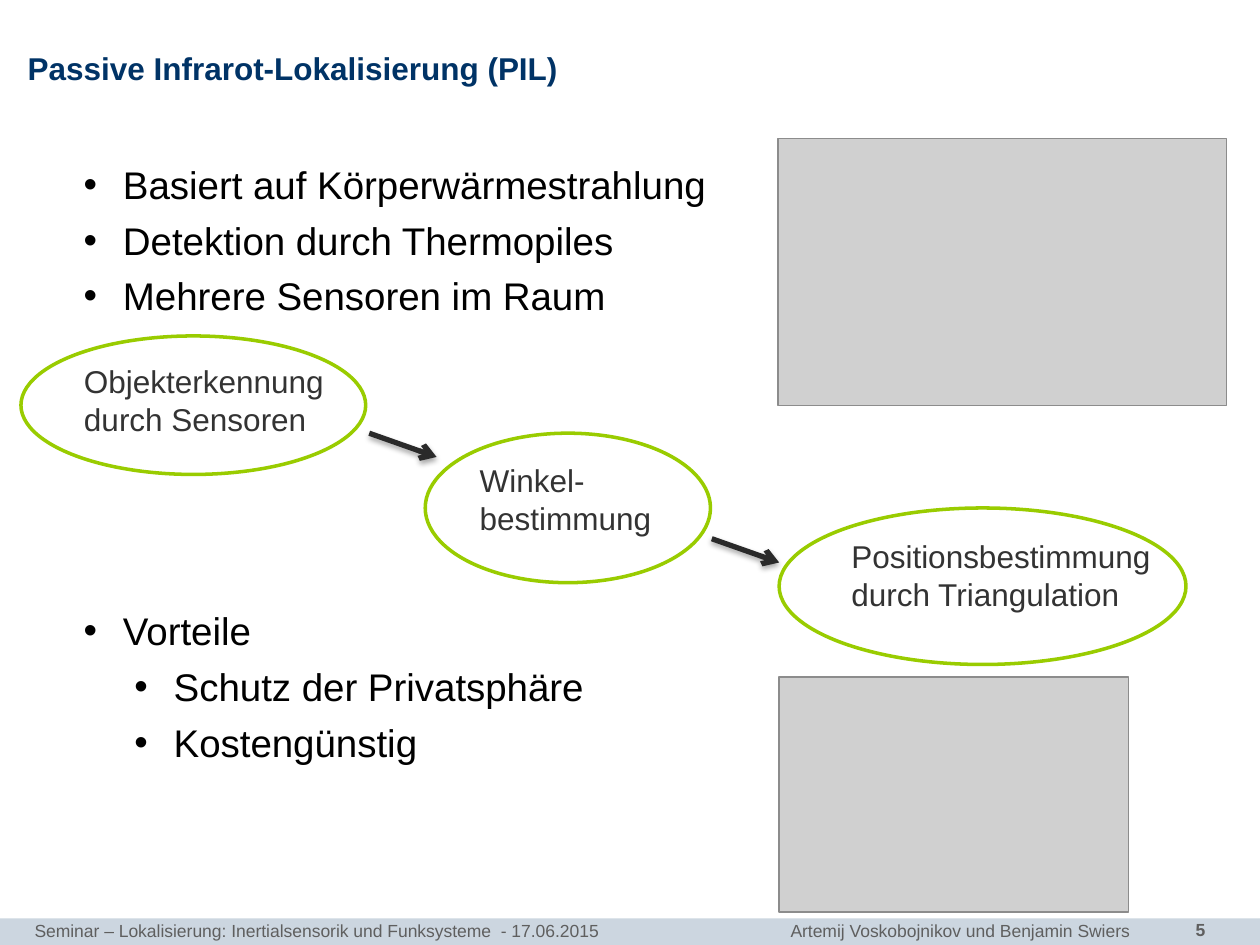
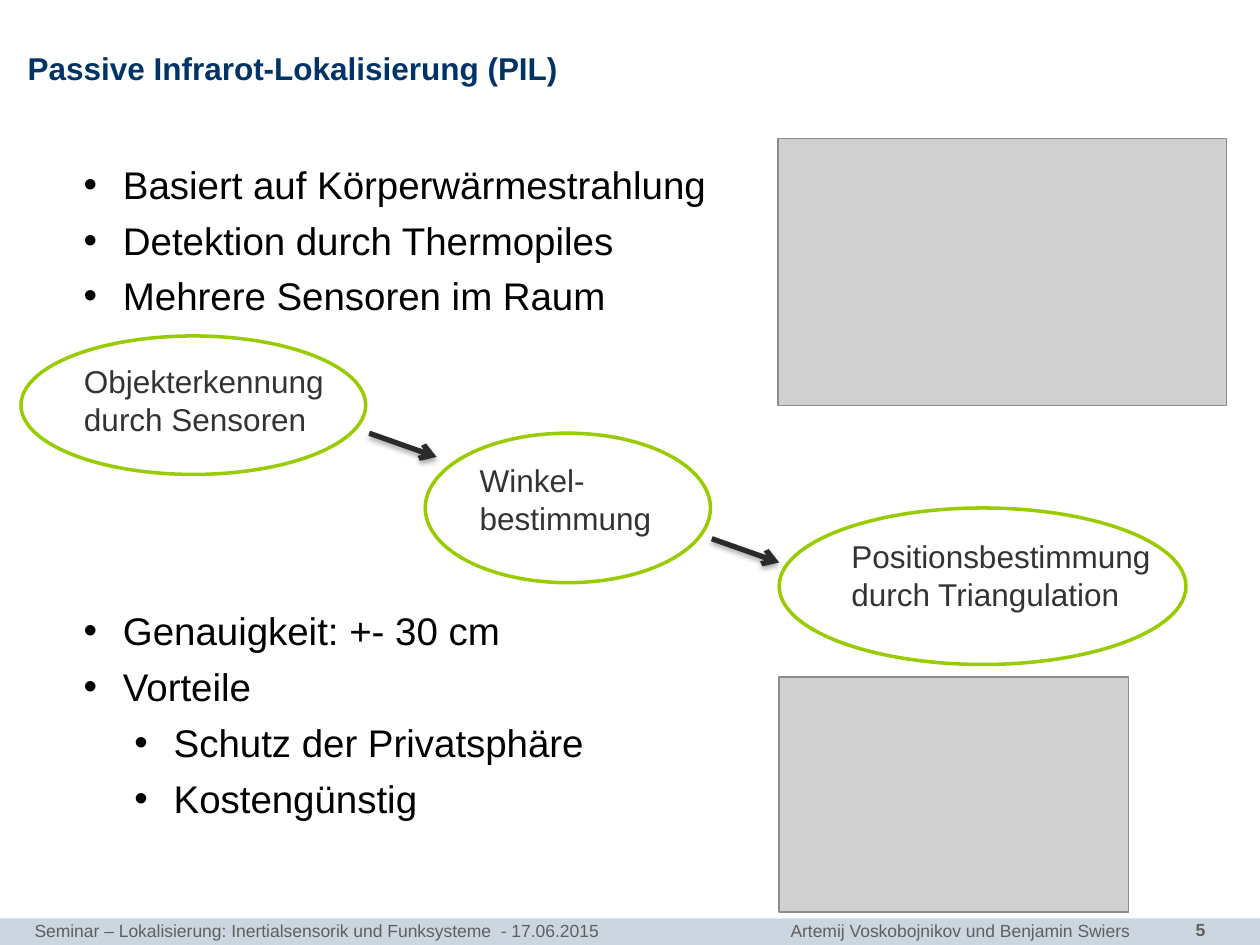
Before and after one commit to bennySwiers/Ausarbeitung-Seminar-TI, a slide deck: slide 5 of Vortrag/Seminar_TI_Sensorlose_Lokalisierung.pptx. Drawn at 1260x945 pixels with LibreOffice and Linux fonts; fonts in the diff are those of the drawing; grey boxes stand for pictures; background and template pictures are left out. Boxes give left, top, right and bottom in pixels: in the first picture for what was removed or moved away, otherwise in the second. Text is boxed around its words. In the diff, an @@ line names an element or a change of style, - is before the commit and + after.

```diff
--- a/Vortrag/Seminar_TI_Sensorlose_Lokalisierung.pptx
+++ b/Vortrag/Seminar_TI_Sensorlose_Lokalisierung.pptx
@@ text at [123, 617, 500, 653]: paragraph added @@
+  • Genauigkeit: +- 30 cm
```
Also in this commit, not shown: 2 other slides changed, 1 other file.
